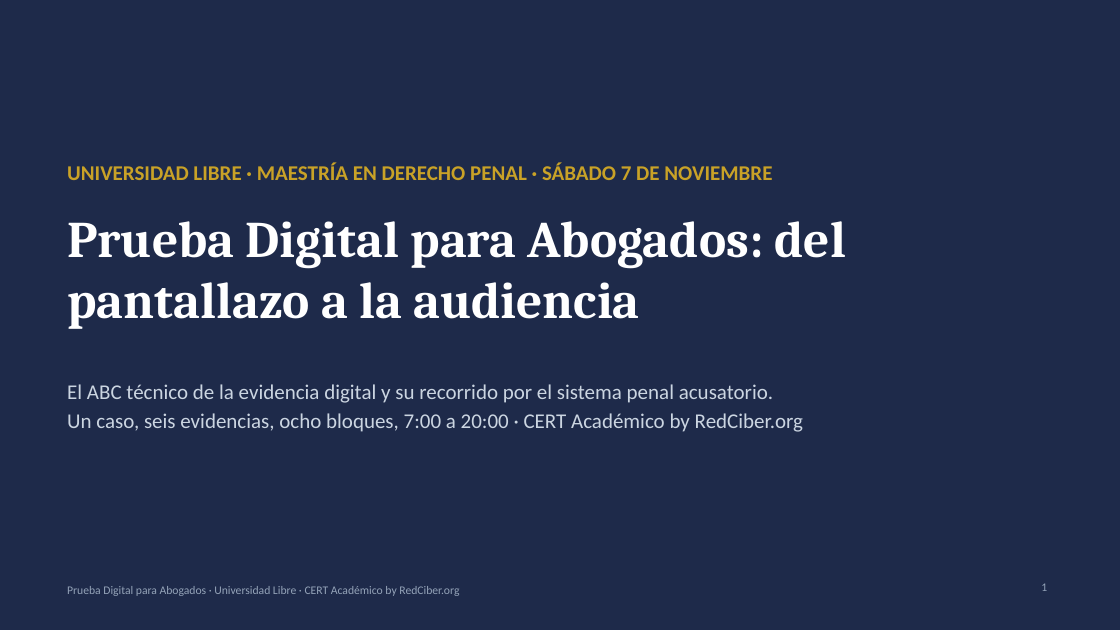
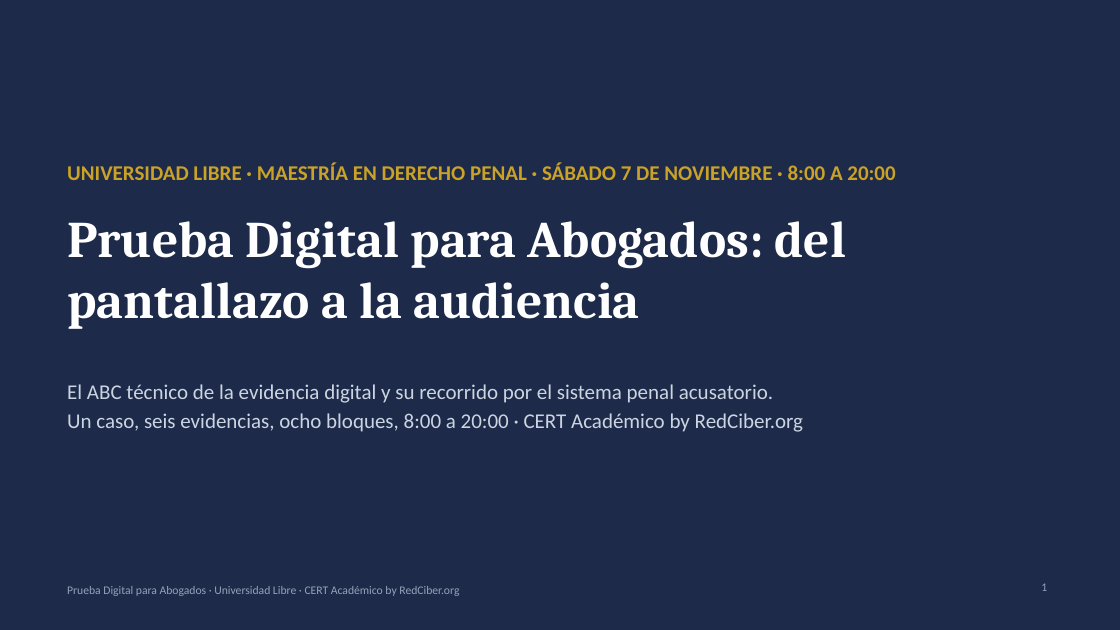
Before and after one commit to CertAcademico/cert-academico-by-redciber-org, a slide deck: slide 1 of materiales/prueba-digital/presentacion-prueba-digital-unilibre.pptx. Drawn at 1120x630 pixels with LibreOffice and Linux fonts; fonts in the diff are those of the drawing. Boxes give left, top, right and bottom in pixels: in the first picture for what was removed or moved away, otherwise in the second. Text is boxed around its words. In the diff, an @@ line names an element or a change of style, - is before the commit and + after.

```diff
--- a/materiales/prueba-digital/presentacion-prueba-digital-unilibre.pptx
+++ b/materiales/prueba-digital/presentacion-prueba-digital-unilibre.pptx
@@ text at (67,163,895,180): text changed @@
-UNIVERSIDAD LIBRE · MAESTRÍA EN DERECHO PENAL · SÁBADO 7 DE NOVIEMBRE
+UNIVERSIDAD LIBRE · MAESTRÍA EN DERECHO PENAL · SÁBADO 7 DE NOVIEMBRE · 8:00 A 20:00
@@ text at (67,413,803,432): text changed @@
-Un caso, seis evidencias, ocho bloques, 7:00 a 20:00 · CERT Académico by RedCiber.org
+Un caso, seis evidencias, ocho bloques, 8:00 a 20:00 · CERT Académico by RedCiber.org
```
Also in this commit, not shown: 6 other slides changed, 4 other files.
